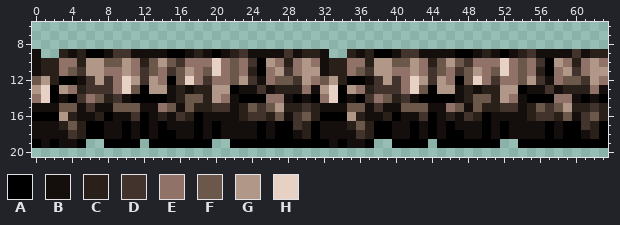
One commit to this pixel-art sprite: content/Blocks/Terrain/terrain.smirglum.ore.png. Above is the file before it was changed.
The file is 64x24 pixels. Shown: x 0..63, y 6..20.
Palette (. is transparent): A #000000  B #140f0d  C #292019  D #42332c  E #917268  F #6c584b  G #b09788  H #e7d1c5
Once edited:
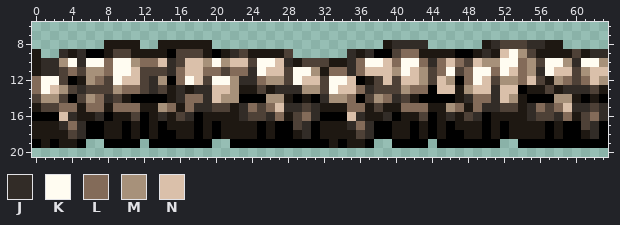
Colours new in this view: J #322c27  K #fffcf1  L #836b59  M #a7917a  N #dac0aa
The edit:
colour B: #140f0d -> #1e1812
colour D: #42332c -> #4e4137
Changed rows in their new state; - is a pixel that keeps its letter.
first column x 0:
 8 --------BBBB--BBBBBB-------------------BJJJJ------BJDDDJJBB-----
 9 ---J-J----------DDD---J------....--J-J--DLL-------J-NKM-------JJ
10 -JJMKJKKLKKMLLNJ-NNMKMNN-KKNJBDDDBBJLKKNLKKLJLNL-NMMKKLM-KKMJKKM
11 -JJDL-MMLKKN-DDJLNNLLDLLJKNN-KKM-LLJLNNNMKNM-LK-LKKLKNLMJKNN-MNN
12 LKKD--ML-KNN-JM-LKN-KKMJJLMMDKNNDKKN---N-NNM-NM-LKN-MMLN--MLDLNM
13 LKNMDJ---MLLDJD-J-JJNNM----JJJMMDKNNLJ---MLL-NN-MNNJNN-----JJJD-
14 DMMD--MLJ-------JLLJNMM---MM----JMML--MLJ-------JLLJNM----MM----
15 -DDLL-LL-LLL--ML-LJJ---JL-LNJJ-J---LL----LLL--ML-LJJ---JL-LNJJ-J
16 ---NJ--J------J--J-----J--JL--LJ---NJ--J------J--J-----J--JL--LJ
17 ---JLJ------------------------J----JLJ------------------------J-
18 -----J------------------------J------J------------------------J-
Where, in picture pixels (left, top, right, bottom), the same in both pictures:
changed: (32, 40, 608, 148)
